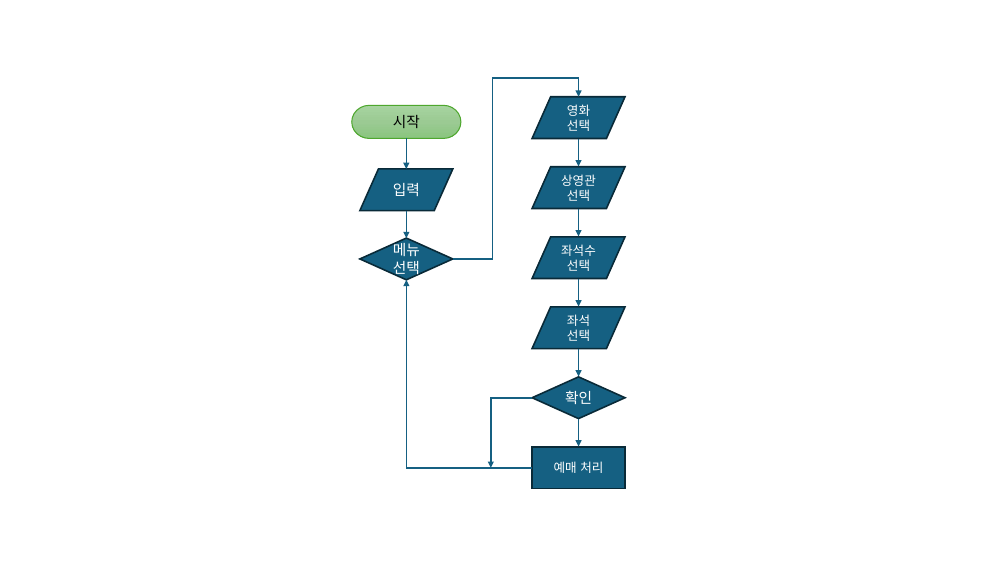
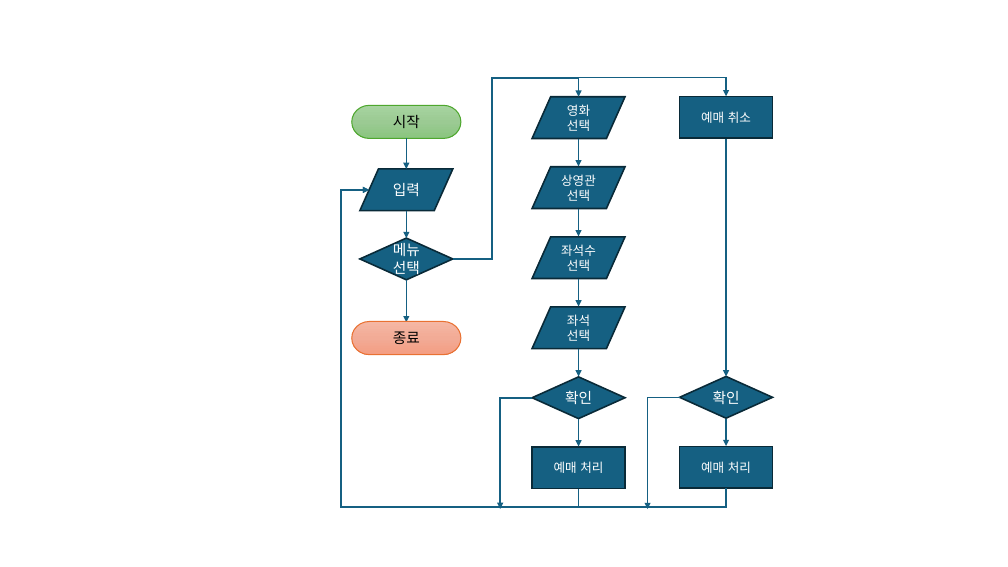
Before and after one commit to seongyong-git/sesac, a slide deck: slide 1 of 플로우차트.pptx. Drawn at 1008x567 pixels with LibreOffice and Linux fonts; fonts in the diff are those of the drawing. Boxes give left, top, right and bottom in pixels: in the first picture for what was removed or moved away, otherwise in the second. Text is boxed around its words. In the diff, an @@ line names an element or a change of style, - is before the commit and + after.

```diff
--- a/플로우차트.pptx
+++ b/플로우차트.pptx
@@ elbow arrow added from (453, 259) to (726, 96), #156082 1.5 pt @@
@@ rectangle added at [680,97,773,138], fill #156082, outline #092A39 1.5 pt, 12 pt, text #FFFFFF @@
+예매 취소
@@ arrow added from (726, 138) to (726, 377), #156082 1.5 pt @@
@@ elbow arrow moved from (532, 468) - (406, 280) to (578, 488) - (369, 190) @@
@@ elbow arrow added from (726, 488) to (369, 190), #156082 1.5 pt @@
@@ arrow added from (406, 280) to (406, 322), #156082 1.5 pt @@
@@ pill shape added at [352,321,461,355], fill gradient #F5B8A5 to #F2AB96 to #F59E82, outline #E97132 1 pt, 14 pt, text #000000 @@
+종료
@@ diamond added at [680,377,773,418], fill #156082, outline #092A39 1.5 pt, 14 pt, text #FFFFFF @@
+확인
@@ elbow arrow moved from (532, 398) - (491, 468) to (532, 398) - (501, 509) @@
@@ elbow arrow added from (680, 398) to (648, 509), #156082 1.5 pt @@
@@ arrow added from (726, 419) to (726, 446), #156082 1.5 pt @@
@@ rectangle added at [680,447,773,488], fill #156082, outline #092A39 1.5 pt, 12 pt, text #FFFFFF @@
+예매 처리
```
Also in this commit, not shown: 1 other file.
